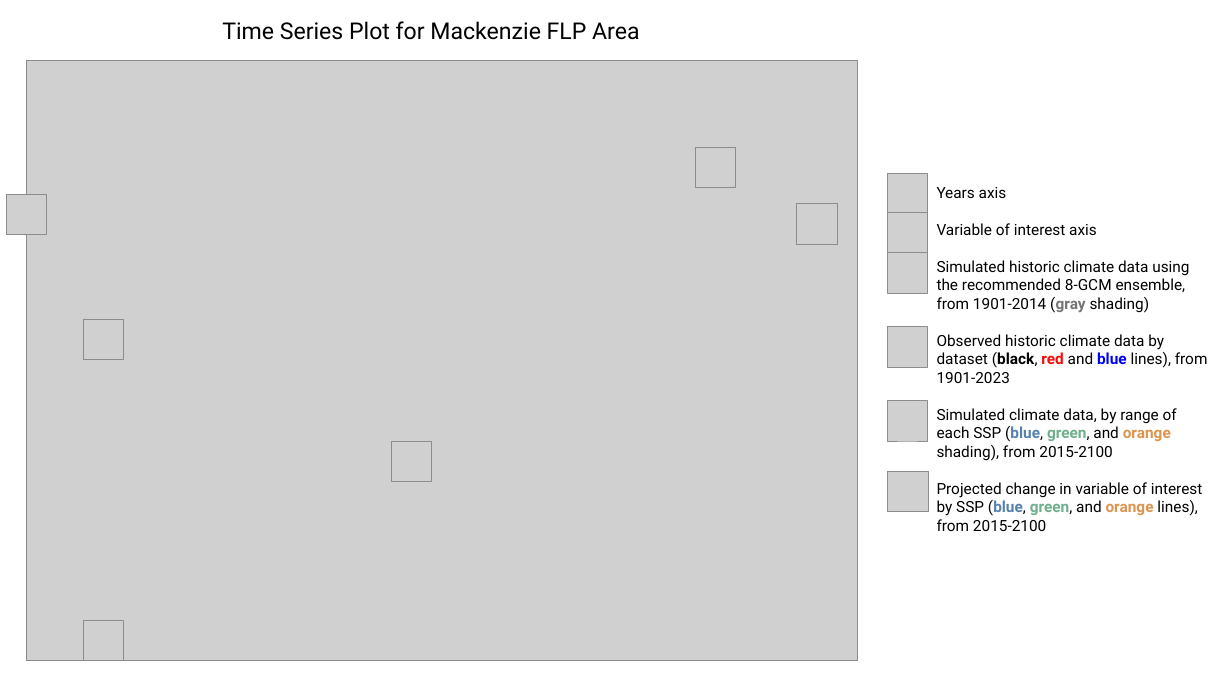
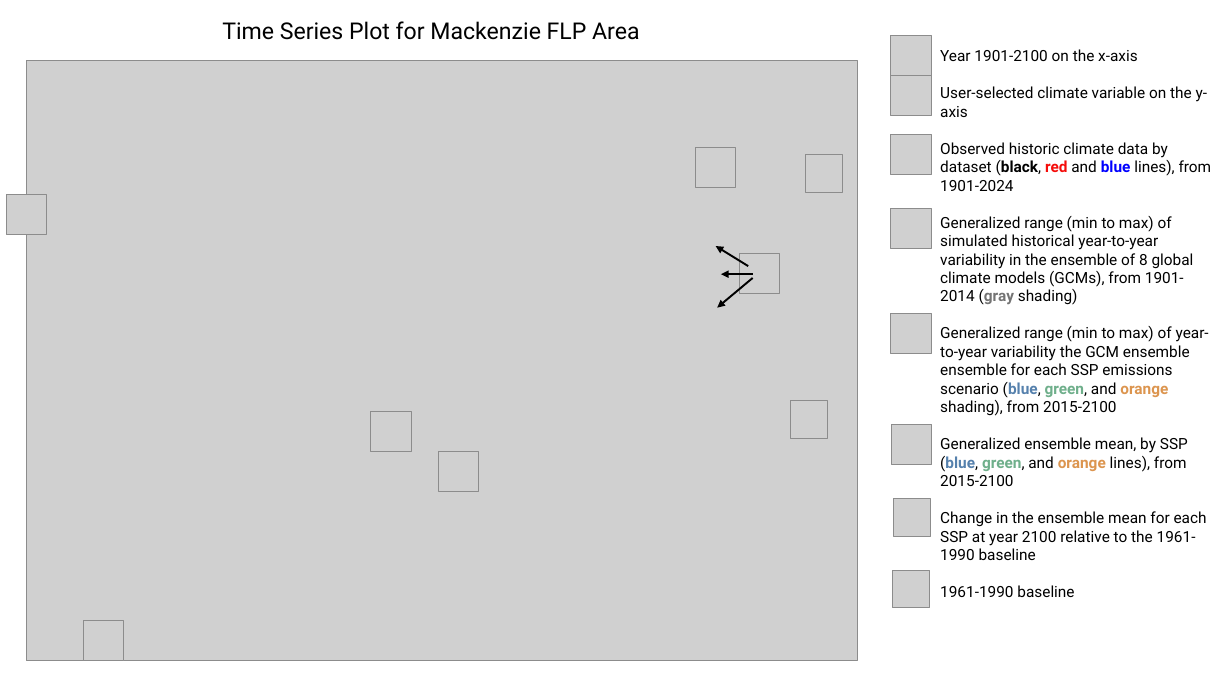
Before and after one commit to bcgov/climr-app, a slide deck: slide 1 of documentation/plot_info.pptx. Drawn at 1232x693 pixels with LibreOffice and Linux fonts; fonts in the diff are those of the drawing; grey boxes stand for pictures. Boxes give left, top, right and bottom in pixels: in the first picture for what was removed or moved away, otherwise in the second. Text is boxed around its words. In the diff, an @@ line names an element or a change of style, - is before the commit and + after.

```diff
--- a/documentation/plot_info.pptx
+++ b/documentation/plot_info.pptx
@@ picture added at (891, 35, 932, 76) @@
@@ text at (940, 49, 1212, 597): text changed @@
-Years axis
-Variable of interest axis
-Simulated historic climate data using the recommended 8-GCM ensemble, from 1901-2014 (gray shading)
-Observed historic climate data by dataset (black, red and blue lines), from 1901-2023
-Simulated climate data, by range of each SSP (blue, green, and orange shading), from 2015-2100
-Projected change in variable of interest by SSP (blue, green, and orange lines), from 2015-2100
+Year 1901-2100 on the x-axis
+User-selected climate variable on the y-axis
+Observed historic climate data by dataset (black, red and blue lines), from 1901-2024
+Generalized range (min to max) of simulated historical year-to-year variability in the ensemble of 8 global climate models (GCMs), from 1901-2014 (gray shading)
+Generalized range (min to max) of year-to-year variability the GCM ensemble ensemble for each SSP emissions scenario (blue, green, and orange shading), from 2015-2100
+Generalized ensemble mean, by SSP (blue, green, and orange lines), from 2015-2100
+Change in the ensemble mean for each SSP at year 2100 relative to the 1961-1990 baseline
+1961-1990 baseline
@@ picture added at (891, 75, 932, 116) @@
@@ picture added at (891, 135, 932, 176) @@
@@ picture added at (806, 155, 843, 192) @@
@@ picture removed at (887, 174, 928, 214) @@
@@ picture removed at (797, 204, 837, 245) @@
@@ picture: place and size @@
-picture at (887, 213, 928, 253)
+picture at (891, 209, 932, 250)
@@ arrow added from (749, 266) to (716, 246), #000000 1.5 pt @@
@@ picture added at (739, 254, 780, 295) @@
@@ picture removed at (887, 253, 928, 294) @@
@@ arrow added from (753, 278) to (717, 308), #000000 1.5 pt @@
@@ arrow added from (753, 274) to (721, 274), #000000 1.5 pt @@
@@ picture removed at (84, 319, 125, 360) @@
@@ picture removed at (887, 327, 928, 368) @@
@@ picture added at (891, 313, 932, 354) @@
@@ picture added at (371, 411, 411, 452) @@
@@ picture added at (791, 401, 828, 438) @@
@@ picture removed at (887, 401, 928, 442) @@
@@ picture removed at (391, 441, 432, 482) @@
@@ picture added at (892, 424, 933, 465) @@
@@ picture added at (438, 452, 479, 493) @@
@@ picture removed at (888, 471, 929, 512) @@
@@ picture added at (894, 499, 931, 536) @@
@@ picture added at (893, 570, 930, 607) @@
```
Also in this commit, not shown: 3 other slides changed.
